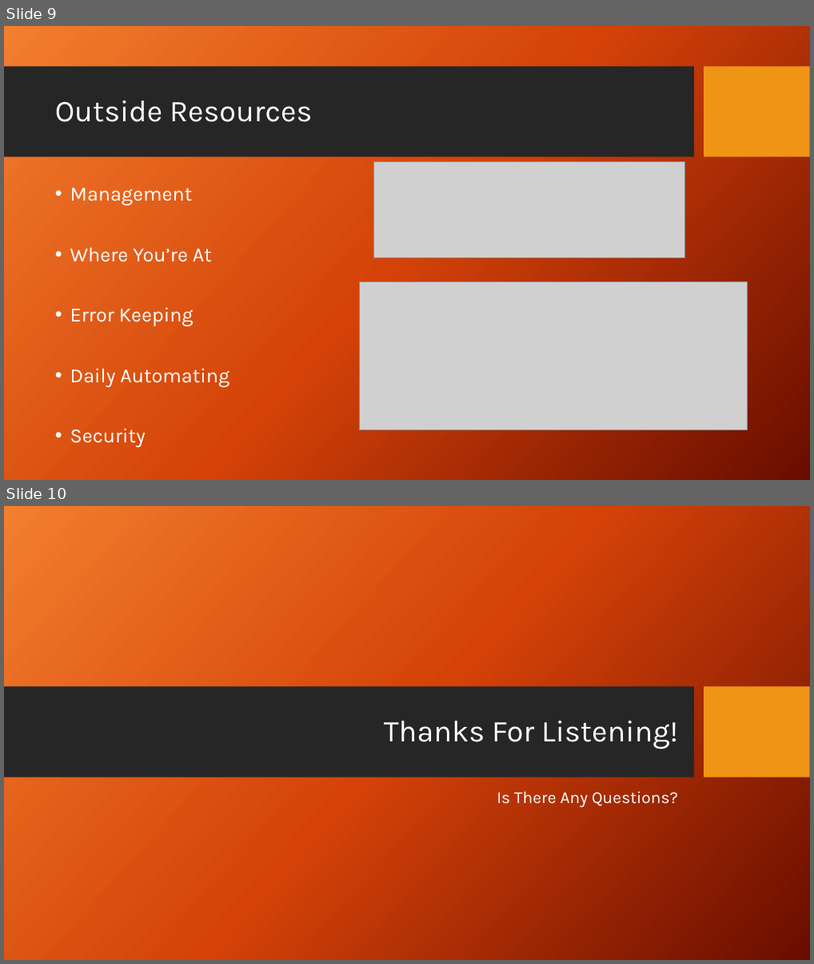
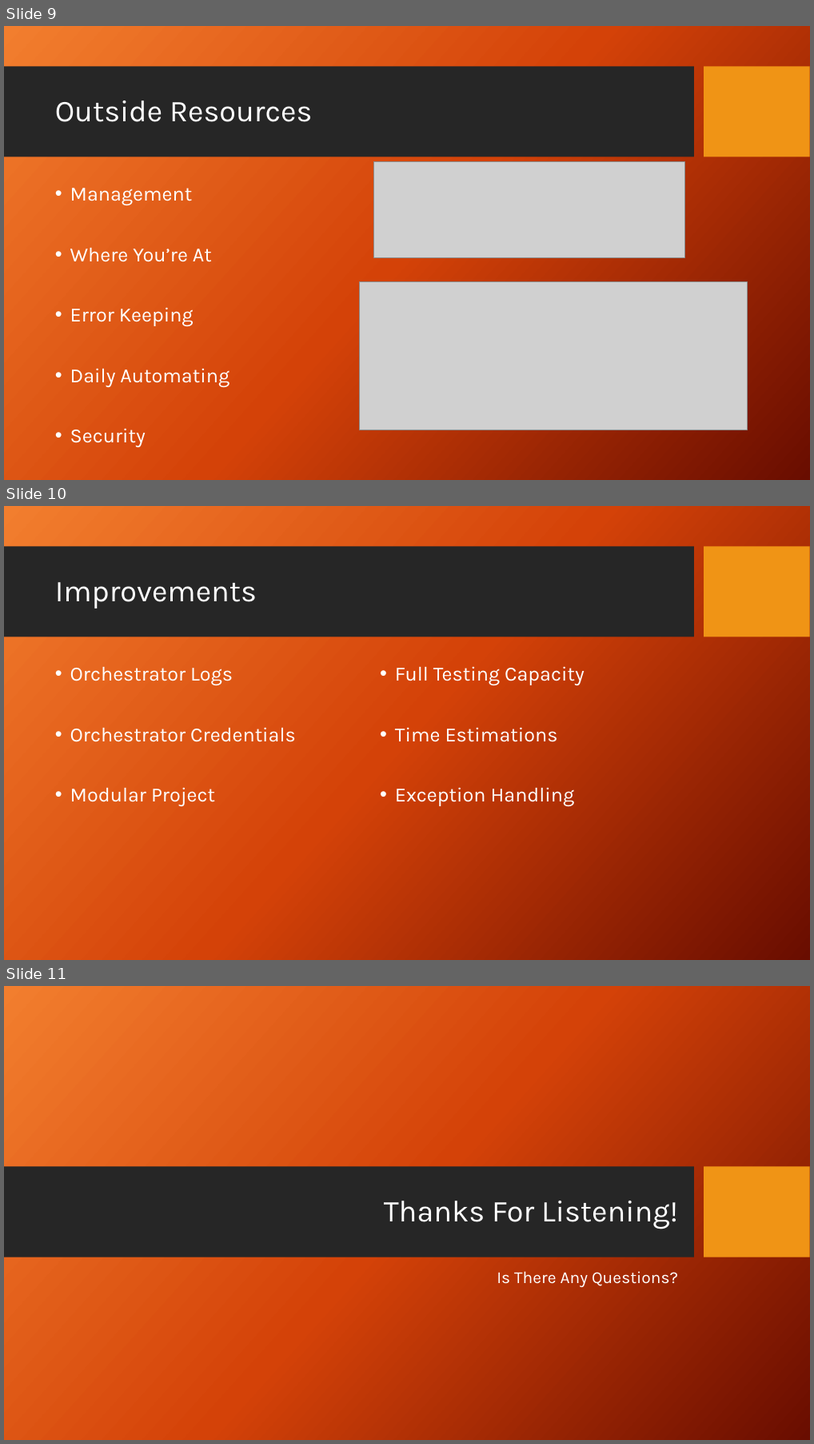
Before and after one commit to JamesRichardHarper/QAProject2, a slide deck: Presentation/UIPath Project.pptx. Shown one above the other, each under a label of ours: slides 9 and 10 before the commit, slides 9, 10 and 11 after it. The pictures are 814x964 and 814x1444 pixels, drawn with LibreOffice and Linux fonts; fonts in the diff are those of the drawing; grey boxes stand for pictures; background and template pictures are left out. Boxes give left, top, right and bottom in pixels: in the first picture for what was removed or moved away, otherwise in the second. Text is boxed around its words. In the diff, an @@ line names an element or a change of style, - is before the commit and + after.

Commit message:
Forgot to add final project overview, and forgot to add last few updates to presentation

```diff
--- a/Presentation/UIPath Project.pptx
+++ b/Presentation/UIPath Project.pptx
@@ slide 10 added at [4, 506, 810, 960], background picture (left out); not listed: 2 template elements that a slide beside it also shows @@
@@ title added at [55, 582, 257, 608], 36 pt, text #FFFFFF @@
+Improvements
@@ text added at [70, 666, 296, 806], 24 pt, text #FFFFFF @@
+• Orchestrator Logs
+• Orchestrator Credentials
+• Modular Project
@@ text added at [395, 666, 585, 806], 24 pt, text #FFFFFF @@
+• Full Testing Capacity
+• Time Estimations
+• Exception Handling
@@ what was slide 10 is now slide 11 @@
```
Also in this commit, not shown: 1 other file.
